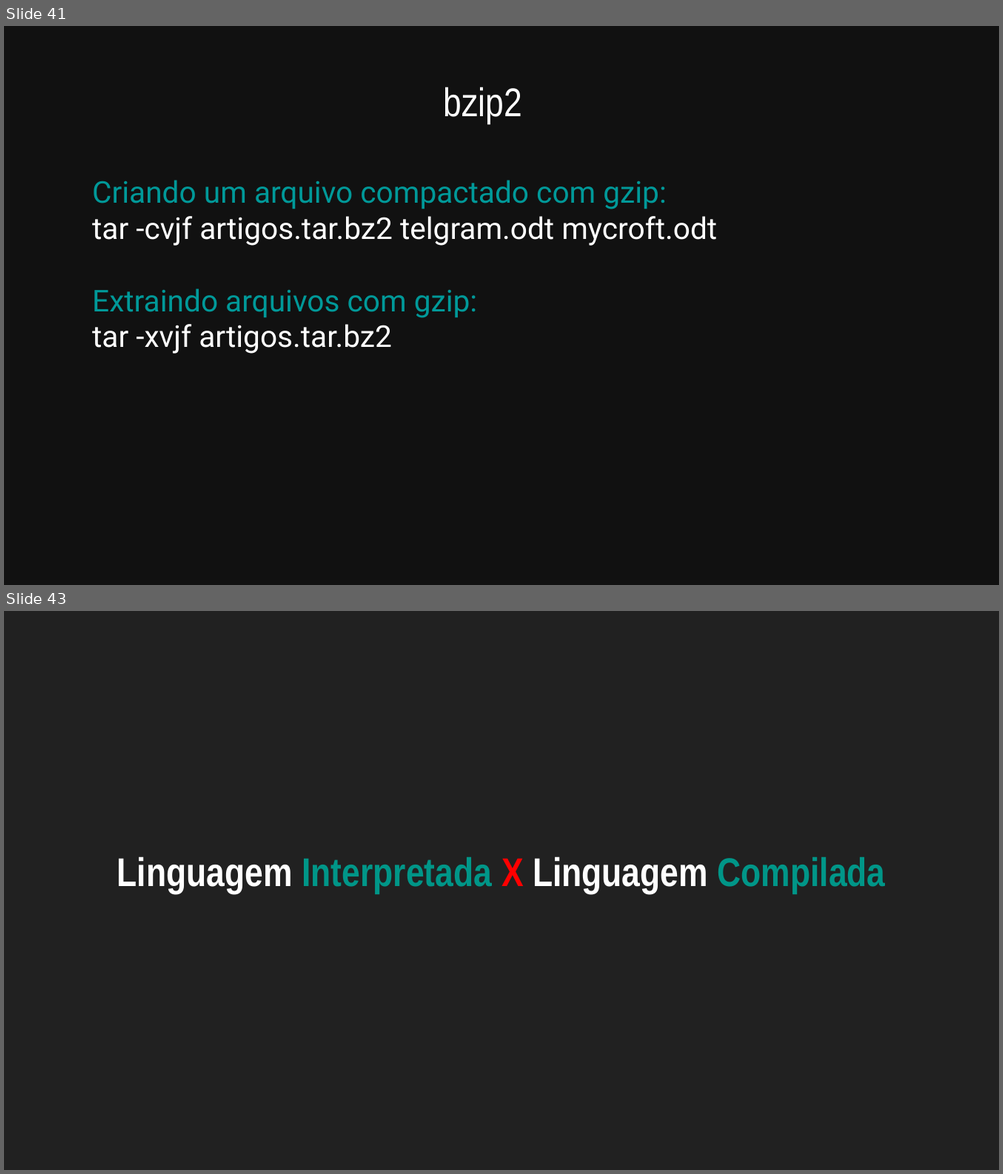
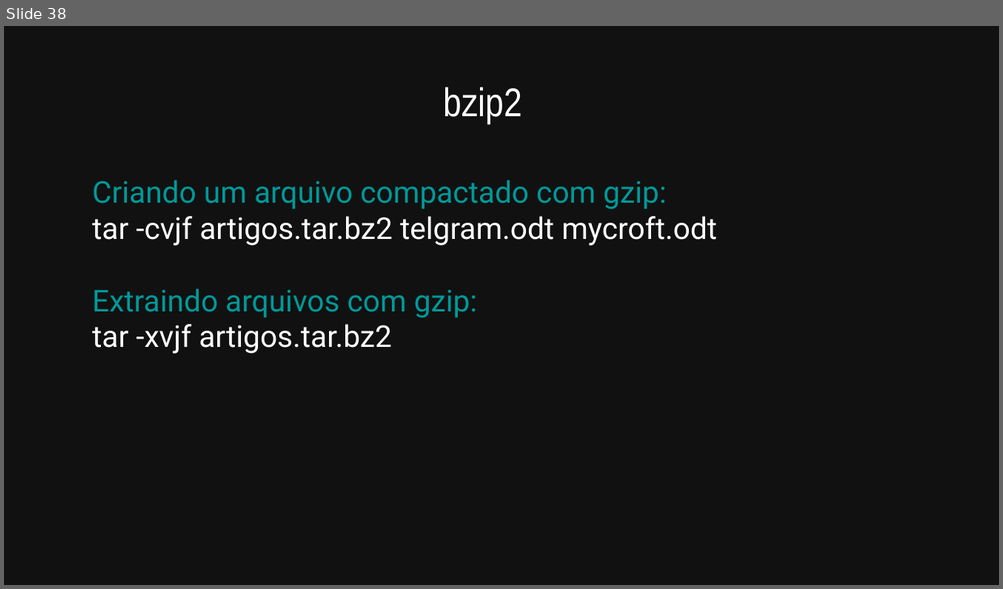
Before and after one commit to allythy/Palestras, a slide deck: Minicurso Do Terminal GNU-Linux ao Python/VI Workshop da Escola de Engenharias e TI.odp. Shown one above the other, each under a label of ours: slides 41 and 43 before the commit, slide 38 after it; the slides between them are not shown. The pictures are 1003x1174 and 1003x589 pixels, drawn with LibreOffice and Linux fonts; fonts in the diff are those of the drawing. Boxes give left, top, right and bottom in pixels: in the first picture for what was removed or moved away, otherwise in the second. Text is boxed around its words. In the diff, an @@ line names an element or a change of style, - is before the commit and + after.

```diff
--- a/Minicurso Do Terminal GNU-Linux ao Python/VI Workshop da Escola de Engenharias e TI.odp
+++ b/Minicurso Do Terminal GNU-Linux ao Python/VI Workshop da Escola de Engenharias e TI.odp
@@ slide 43 removed at (4,611,999,1170), background #212121 @@
@@ title removed at (117,857,885,893) @@
-Linguagem Interpretada X Linguagem Compilada
@@ what was slide 41 is now slide 38 @@
```
Also in this commit, not shown: 8 slides changed, 1 slide added, 18 other slides removed, 5 other files.
